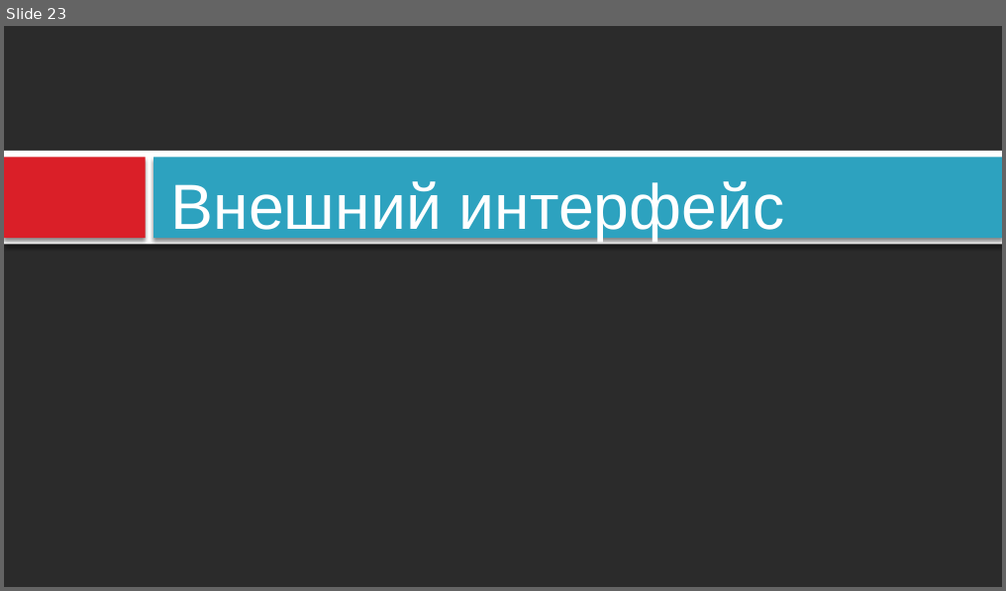
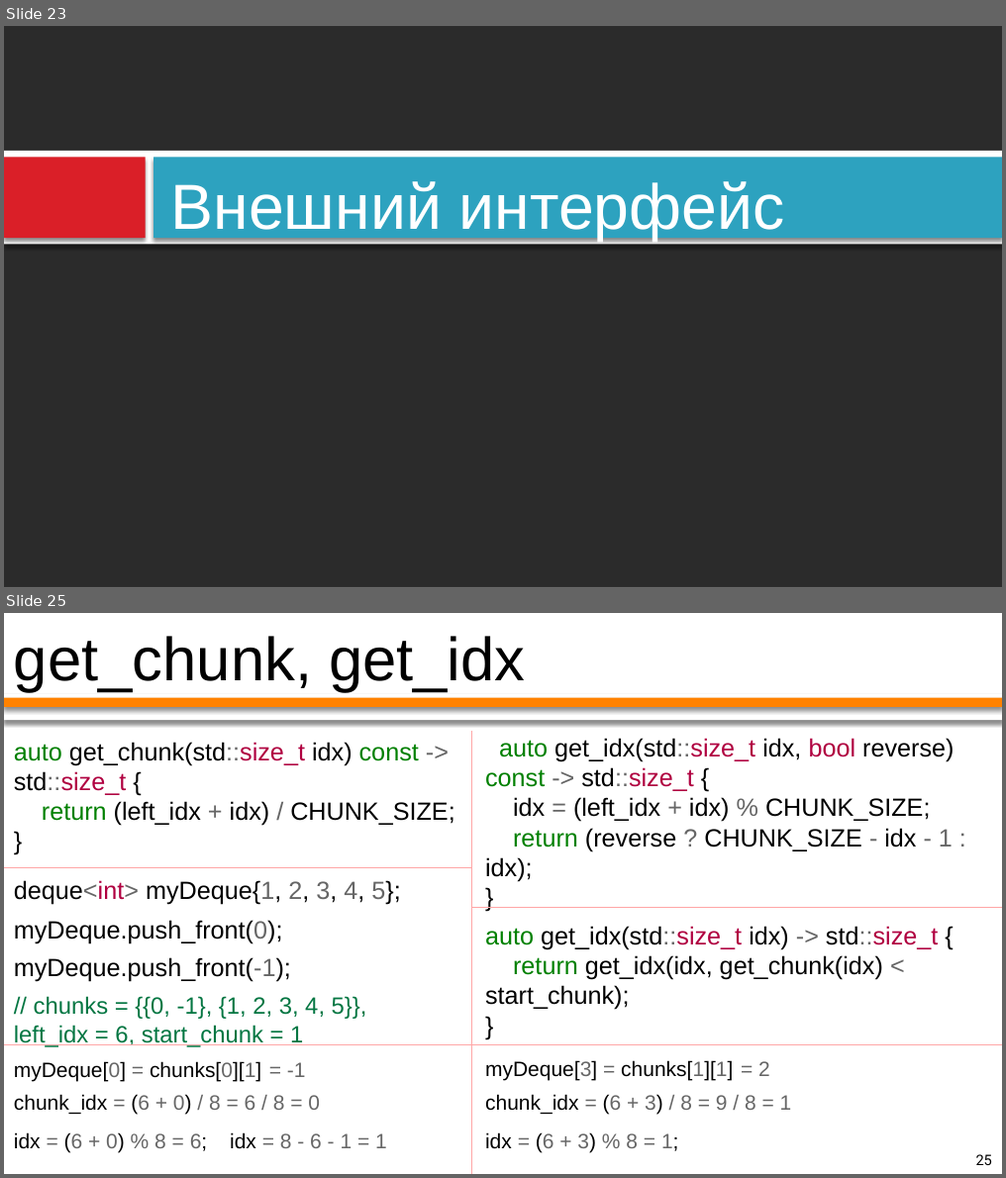
Before and after one commit to PatriotRossii/ducktalks_0, a slide deck: deque/appendix/deque. Устройство и реализация.pptx. Shown one above the other, each under a label of ours: slide 23 before the commit, slides 23 and 25 after it; the slides between them are not shown. The pictures are 1006x591 and 1006x1178 pixels, drawn with LibreOffice and Linux fonts; fonts in the diff are those of the drawing; background and template pictures are left out; a plain dark background stands for a picture behind light text. Boxes give left, top, right and bottom in pixels: in the first picture for what was removed or moved away, otherwise in the second. Text is boxed around its words. In the diff, an @@ line names an element or a change of style, - is before the commit and + after.

```diff
--- a/deque/appendix/deque. Устройство и реализация.pptx
+++ b/deque/appendix/deque. Устройство и реализация.pptx
@@ slide 25 added at (4,613,1002,1174), background #FFFFFF @@
@@ text added at (14,636,526,691), 44 pt, text #000000 @@
+get_chunk, get_idx
@@ rectangle added at (4,694,1002,720), fill #FFFFFF @@
@@ rectangle added at (4,698,1002,707), fill #FF8200 @@
@@ line added from (472, 731) to (472, 1045), #FFA6A6 0 pt @@
@@ text added at (14,742,454,826), 18 pt, text #000000 @@
+auto get_chunk(std::size_t idx) const -> std::size_t {
+return (left_idx + idx) / CHUNK_SIZE;
+}
@@ text added at (485,738,953,882), 18 pt, text #000000 @@
+auto get_idx(std::size_t idx, bool reverse) const -> std::size_t {
+idx = (left_idx + idx) % CHUNK_SIZE;
+return (reverse ? CHUNK_SIZE - idx - 1 : idx);
+}
@@ line added from (4, 868) to (472, 868), #FFA6A6 0 pt @@
@@ text added at (14,880,400,905), 18 pt, text #000000 @@
+deque<int> myDeque{1, 2, 3, 4, 5};
@@ line added from (472, 907) to (1002, 907), #FFA6A6 0 pt @@
@@ text added at (14,920,283,944), 18 pt, text #000000 @@
+myDeque.push_front(0);
@@ text added at (485,926,938,1010), 18 pt, text #000000 @@
+auto get_idx(std::size_t idx) -> std::size_t {
+return get_idx(idx, get_chunk(idx) < start_chunk);
+}
@@ text added at (14,958,291,982), 18 pt, text #000000 @@
+myDeque.push_front(-1);
@@ text added at (14,996,367,1048), 17 pt, text #047642 @@
+// chunks = {{0, -1}, {1, 2, 3, 4, 5}}, left_idx = 6, start_chunk = 1
@@ line added from (4, 1045) to (472, 1045), #FFA6A6 0 pt @@
@@ line added from (472, 1045) to (1002, 1045), #FFA6A6 0 pt @@
@@ line added from (472, 1045) to (472, 1174), #FFA6A6 0 pt @@
@@ text added at (14,1061,126,1081), 15 pt, text #000000 @@
+myDeque[0]
@@ text added at (150,1061,261,1081), 15 pt, text #000000 @@
+= chunks[0][1]
@@ text added at (287,1062,306,1077), 15 pt, text #666666 @@
+= -1
@@ text added at (485,1060,597,1081), 15 pt, text #000000 @@
+myDeque[3]
@@ text added at (621,1060,733,1081), 15 pt, text #000000 @@
+= chunks[1][1]
@@ text added at (758,1061,770,1076), 15 pt, text #666666 @@
+= 2
@@ text added at (14,1094,320,1115), 15 pt, text #666666 @@
+chunk_idx = (6 + 0) / 8 = 6 / 8 = 0
@@ text added at (485,1094,792,1115), 15 pt, text #666666 @@
+chunk_idx = (6 + 3) / 8 = 9 / 8 = 1
@@ text added at (14,1133,207,1154), 15 pt, text #666666 @@
+idx = (6 + 0) % 8 = 6;
@@ text added at (230,1133,387,1150), 15 pt, text #666666 @@
+idx = 8 - 6 - 1 = 1
@@ text added at (485,1133,678,1154), 15 pt, text #666666 @@
+idx = (6 + 3) % 8 = 1;
@@ page number added at (976,1155,992,1165), 10.5 pt, text #000000 @@
+25
```
Also in this commit, not shown: 3 slides changed, 2 other slides added, 1 slide removed.
